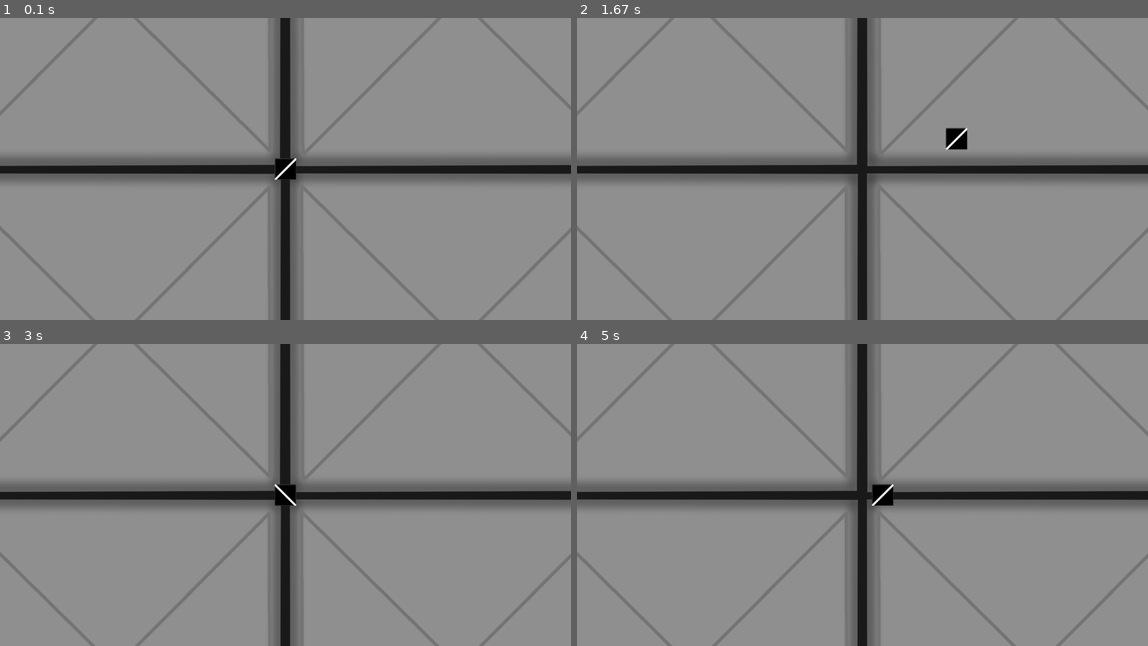
Above: before the commit, frames 1-4 (two rows, left to right).
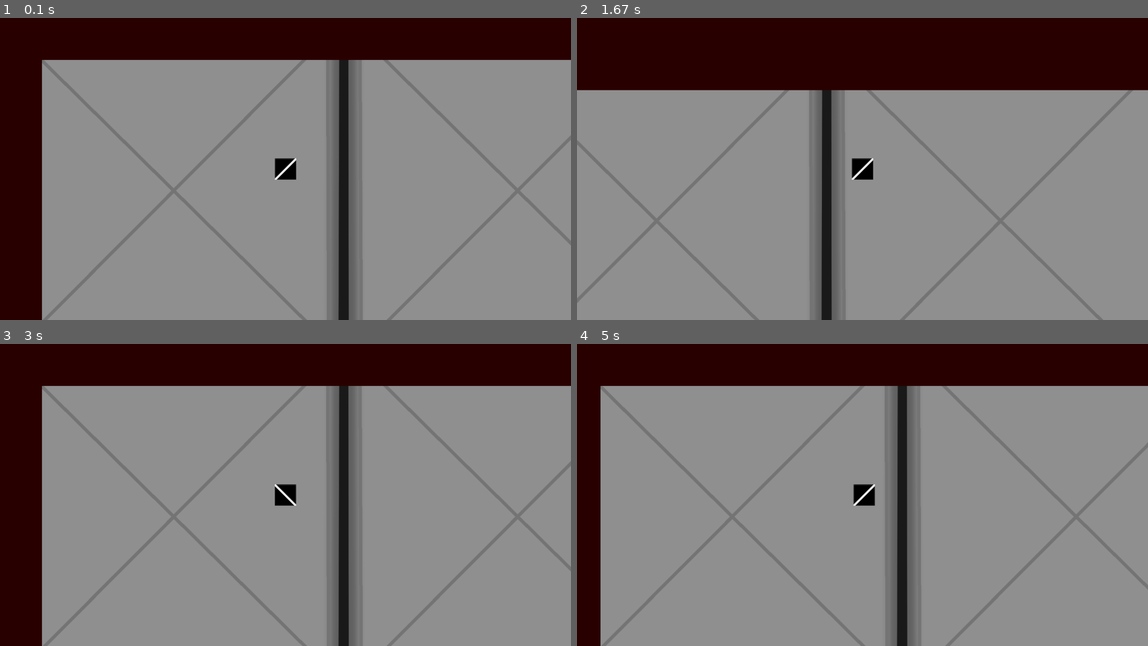
Above: after the commit, the same moments.

Repository: Brain4ess/VampyGame
Game: pygame game, started from main.py
Same seed, same stepped clock (60 frames per second), same inputs: the game is played once before the commit and once after it.
Inputs:
- Up to frame 1 (0.1 s): no input
- Up to frame 2 (1.67 s): hold D 0.33-0.8 s; hold W 0.83-1.13 s; hold D 1.17-1.63 s
- Up to frame 3 (3 s): hold A 1.67-2.2 s; hold S 2.23-2.53 s; hold A 2.57-2.97 s
- Up to frame 4 (5 s): hold W 3-3.37 s; hold D 3.4-4.03 s; hold S 4.07-4.43 s; hold A 4.47-4.93 s; hold D from 4.97 s (still down)

The runs differ from the first frame. In frame 1, 39% of the frame differs, in the area x 0-100%, y 0-100%; in frame 2, 42%; in frame 3, 39%; in frame 4, 37%.

Commit message:
Make camera movement
Co-authored-by: Angusrq <Angusrq@users.noreply.github.com>

Diff:
--- /dev/null
+++ b/classes/classCamera.py
@@ -0,0 +1,25 @@
+import pygame as pg
+from classes.classCharacter import Character
+
+class Camera:
+    def __init__(self, screen: pg.Surface, width, height):
+        self.screen = screen
+        self.width = width
+        self.height = height
+        self.camera = pg.Rect(0, 0, width, height)
+
+    # def apply(self, entity: pg.Surface):
+    #     return entity.get_rect().move(self.camera.topleft)
+
+    def draw(self, surface: pg.Surface, group):
+        for sprite in group:
+            surface.blit(sprite.image, self.apply(sprite))
+
+    def getoffset(self):
+        return pg.math.Vector2(self.camera.topleft[0], self.camera.topleft[1])
+
+    def update(self, target: Character):
+        x = target.rect.centerx - self.screen.get_width() / 2
+        y = target.rect.centery - self.screen.get_height() / 2
+
+        self.camera = pg.Rect(x, y, self.width, self.height)
--- a/classes/classCharacter.py
+++ b/classes/classCharacter.py
@@ -48,12 +48,13 @@
         if keys[K_s]:
             self.rect.y += self.curspeed
 
-    def direction(self):
+    def direction(self, offset: pg.math.Vector2 = (0, 0)):
+        offset_pos = self.rect.topleft - offset
         if self.side == 'right':
-            self.screen.blit(self.sprHeroRight[0], self.rect)
+            self.screen.blit(self.sprHeroRight[0], offset_pos)
         if self.side == 'left':
-            self.screen.blit(self.sprHeroLeft[0], self.rect)
+            self.screen.blit(self.sprHeroLeft[0], offset_pos)
 
-    def update(self):
+    def update(self, offset: pg.math.Vector2 = (0, 0)):
         self.eventKey()
-        self.direction()
+        self.direction(offset)
--- a/classes/classGame.py
+++ b/classes/classGame.py
@@ -6,6 +6,7 @@
 from classes.classCharacter import Character
 from pygame.transform import scale, flip
 from pygame.image import load
+from classes.classCamera import Camera
 
 class Game:
     def __init__(self):
@@ -20,9 +21,9 @@
             print(f"Error: {exception}. Using default")
             self.fps = 60
             self.screen = pg.display.set_mode(GameScreen.size)
-
         self.bg = load(self.imageBG).convert()
         self.run = True
+        self.camera = Camera(self.screen, self.bg.get_width(), self.bg.get_height())
         self.clock = pg.time.Clock()
         self.player = Character(self.screen, 5)
 
@@ -36,7 +37,11 @@
         while self.run:
 
             self.eventGame()
-            self.screen.blit(self.bg, ((self.screen.get_width() // 2) - (self.bg.get_width() // 2), (self.screen.get_height() // 2) - (self.bg.get_height() // 2)))
-            self.player.update()
+
+            offsetbg = self.bg.get_rect().topleft - self.camera.getoffset()
+            self.screen.blit(self.bg, offsetbg)
+
+            self.player.update(self.camera.getoffset())
+            self.camera.update(self.player)
             pg.display.update()
             self.clock.tick(self.fps)
